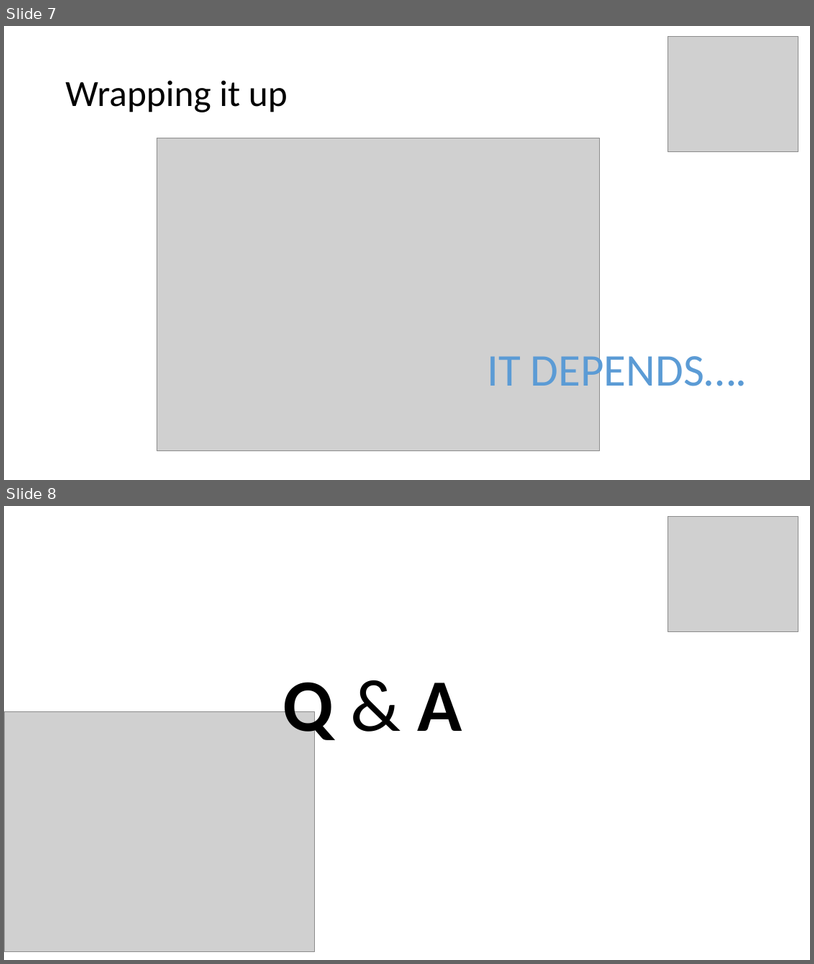
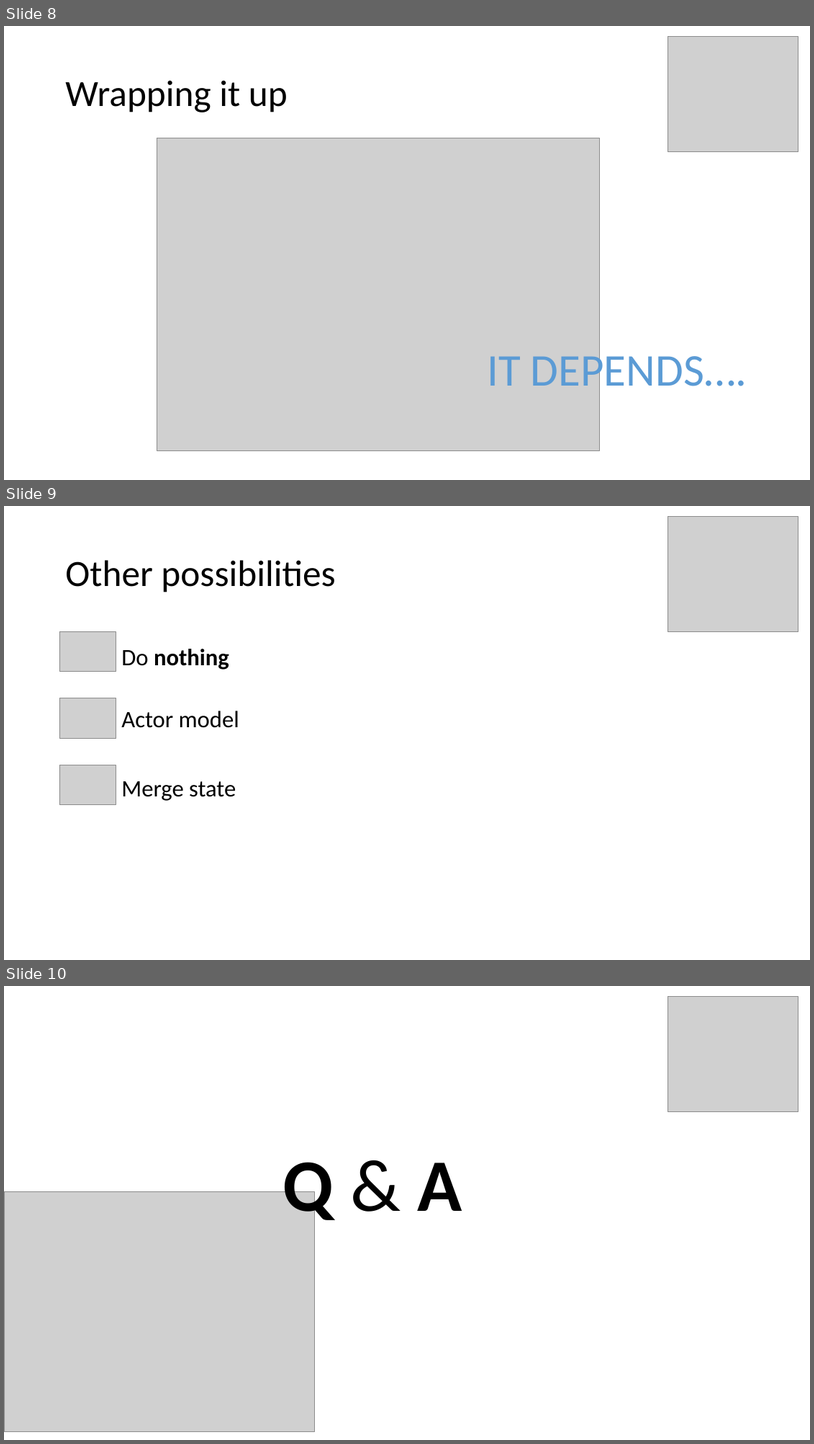
Before and after one commit to MerrionComputing/Presentations, a slide deck: Taming the Concurrency Crocodile.pptx. Shown one above the other, each under a label of ours: slides 7 and 8 before the commit, slides 8, 9 and 10 after it. The pictures are 814x964 and 814x1444 pixels, drawn with LibreOffice and Linux fonts; fonts in the diff are those of the drawing; grey boxes stand for pictures. Boxes give left, top, right and bottom in pixels: in the first picture for what was removed or moved away, otherwise in the second. Text is boxed around its words. In the diff, an @@ line names an element or a change of style, - is before the commit and + after.

```diff
--- a/Taming the Concurrency Crocodile.pptx
+++ b/Taming the Concurrency Crocodile.pptx
@@ slide 9 added at (x1=4, y1=506, x2=810, y2=960), background #FFFFFF @@
@@ picture added at (x1=669, y1=517, x2=799, y2=632) @@
@@ title added at (x1=65, y1=560, x2=335, y2=592), 44 pt, text #000000 @@
+Other possibilities
@@ picture added at (x1=59, y1=631, x2=116, y2=671) @@
@@ text added at (x1=121, y1=649, x2=229, y2=669), 28 pt, text #000000, bold @@
+Do nothing
@@ picture added at (x1=59, y1=698, x2=116, y2=739) @@
@@ text added at (x1=121, y1=710, x2=239, y2=728), 28 pt, text #000000 @@
+Actor model
@@ picture added at (x1=59, y1=765, x2=116, y2=805) @@
@@ text added at (x1=121, y1=781, x2=236, y2=800), 28 pt, text #000000 @@
+Merge state
@@ what was slide 7 is now slide 8 @@
@@ what was slide 8 is now slide 10 @@
```
Also in this commit, not shown: 1 other slide added.
